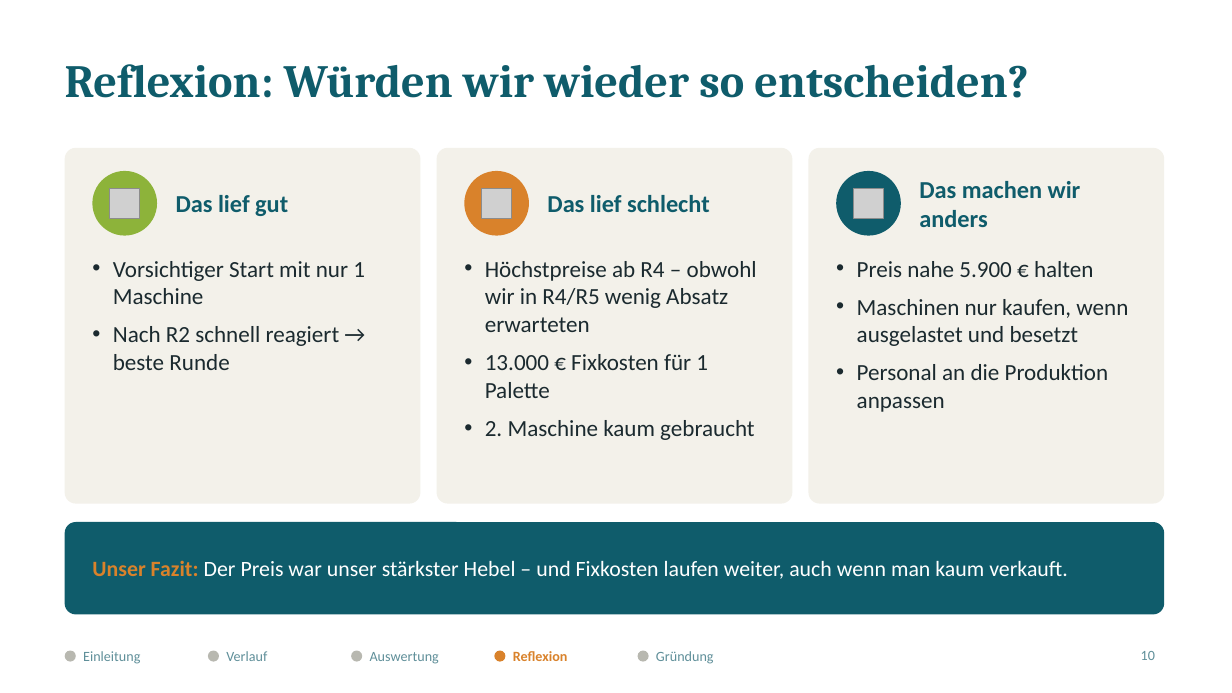
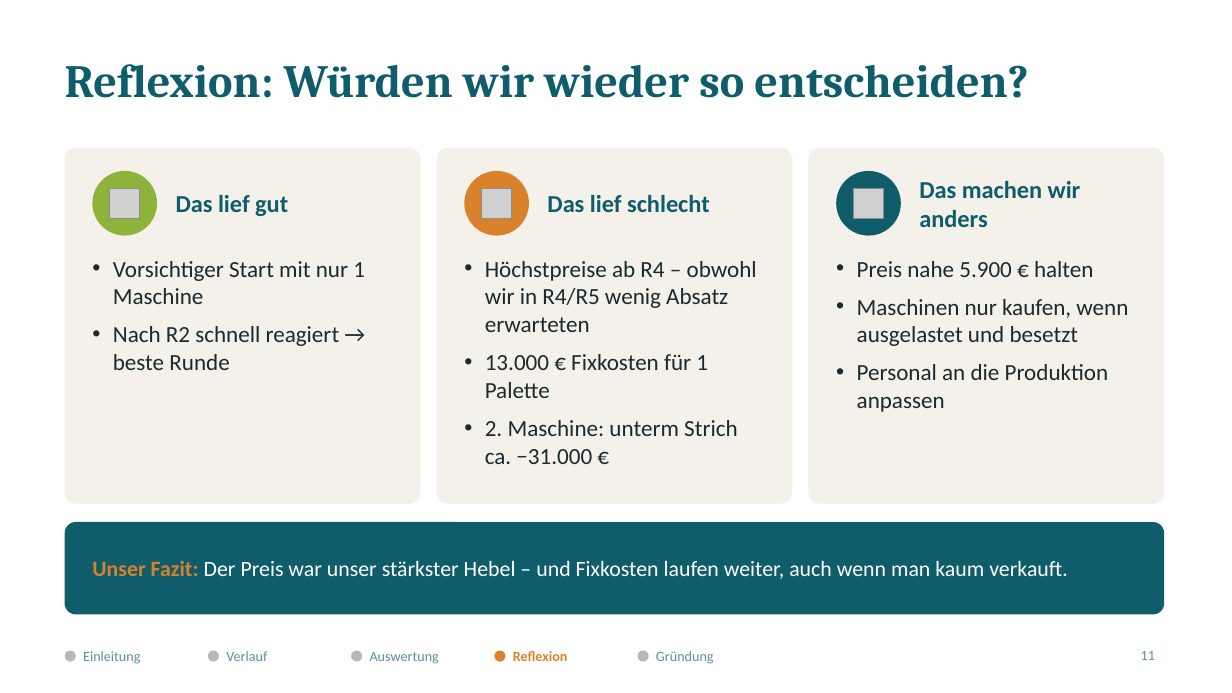
Before and after one commit to jofy0002/claude-workspace, a slide deck: slide 11 of endpraesentation/Elbharz_Endpraesentation.pptx (slide 10 before the commit). Drawn at 1232x693 pixels with LibreOffice and Linux fonts; fonts in the diff are those of the drawing; grey boxes stand for pictures. Boxes give left, top, right and bottom in pixels: in the first picture for what was removed or moved away, otherwise in the second. Text is boxed around its words. In the diff, an @@ line names an element or a change of style, - is before the commit and + after.

```diff
--- a/endpraesentation/Elbharz_Endpraesentation.pptx
+++ b/endpraesentation/Elbharz_Endpraesentation.pptx
@@ text at <box>485,420,738,464</box>: text changed @@
-• 2. Maschine kaum gebraucht
+• 2. Maschine: unterm Strich ca. −31.000 €
@@ page number at <box>1141,651,1155,660</box>: text changed @@
-10
+11
```
Also in this commit, not shown: 2 slides added, 1 slide removed, 9 other files.
